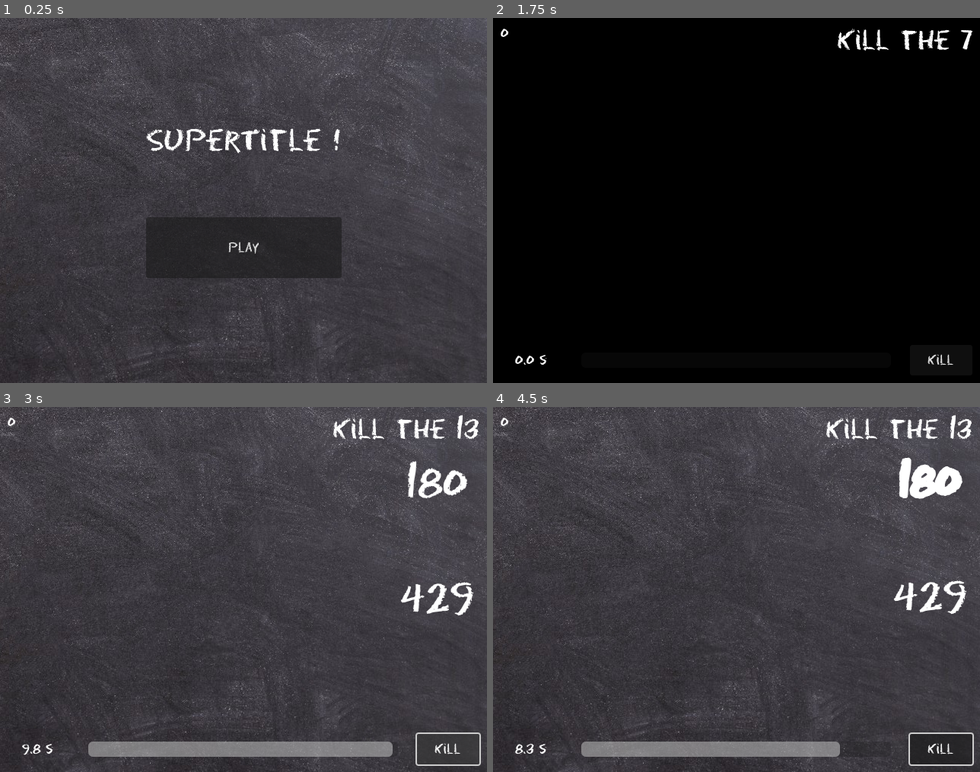
Above: before the commit, frames 1-4 (two rows, left to right).
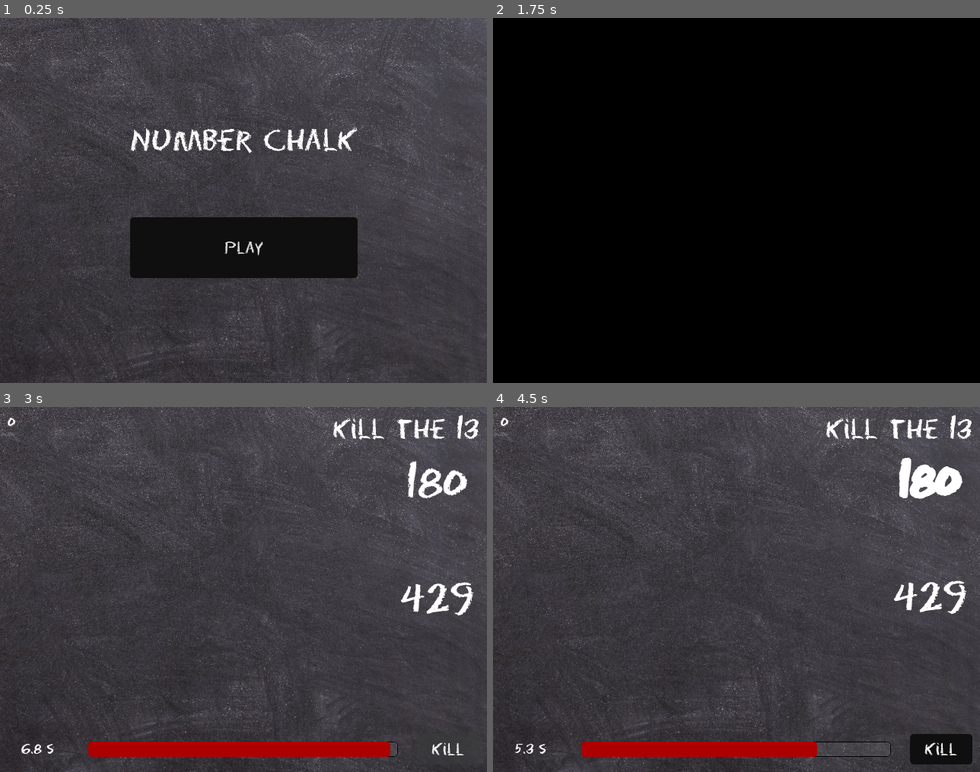
Above: after the commit, the same moments.

Repository: AntDum/UngodlyNumber
Game: Godot game, scene res://scenes/menu/main_menu.tscn
Two runs of this game, one before a commit and one after it. Both use one fixed random seed, a clock stepped at 60 frames per second and the inputs below.
Inputs (mouse positions are in pixels of both pictures, inside the frame that each line leads up to):
- Up to frame 1 (0.25 s): no input
- Up to frame 2 (1.75 s): click "Play" at 0.5 s; click "Play" at 1.25 s
- Up to frame 3 (3 s): click "Kill" at 2 s; click "Kill" at 2.75 s
- Up to frame 4 (4.5 s): click "Kill" at 3.5 s; move the mouse to (931, 483) at 4.27 s; click (931, 483) at 4.42 s

The runs differ from the first frame. In frame 1, 7.2% of the frame differs, in the area x 26-74%, y 29-72%; in frame 2, 0.7%; in frame 3, 3.0%; in frame 4, 3.0%.
Error before the commit: Invalid access to property or key 'is_ungodly' on a base object of type 'Nil'. (res://scripts/game_manager.gd:67)
Error after the commit: Invalid access to property or key 'is_ungodly' on a base object of type 'Nil'. (res://scripts/game_manager.gd:70)

Commit message:
Fix error

Diff:
--- /dev/null
+++ b/default_bus_layout.tres
@@ -0,0 +1,15 @@
+[gd_resource type="AudioBusLayout" format=3 uid="uid://cfvjfemouepp0"]
+
+[resource]
+bus/1/name = &"Music"
+bus/1/solo = false
+bus/1/mute = false
+bus/1/bypass_fx = false
+bus/1/volume_db = 0.0
+bus/1/send = &"Master"
+bus/2/name = &"SFX"
+bus/2/solo = false
+bus/2/mute = false
+bus/2/bypass_fx = false
+bus/2/volume_db = 0.0
+bus/2/send = &"Master"
--- a/project.godot
+++ b/project.godot
@@ -33,7 +33,10 @@
 
 [gui]
 
+theme/custom="uid://bsg7nmbq2yry8"
 theme/custom_font="uid://pn8clwulnp74"
+theme/default_font_antialiasing=0
+theme/default_font_subpixel_positioning=0
 
 [rendering]
 
--- a/resources/themes/default_theme.tres
+++ b/resources/themes/default_theme.tres
@@ -1,6 +1,36 @@
-[gd_resource type="Theme" load_steps=2 format=3 uid="uid://bsg7nmbq2yry8"]
+[gd_resource type="Theme" load_steps=5 format=3 uid="uid://bsg7nmbq2yry8"]
 
 [sub_resource type="StyleBoxEmpty" id="StyleBoxEmpty_0oxu6"]
 
+[sub_resource type="StyleBoxFlat" id="StyleBoxFlat_0k5xl"]
+bg_color = Color(0.0605303, 0.0605304, 0.0605303, 1)
+corner_radius_top_left = 5
+corner_radius_top_right = 5
+corner_radius_bottom_right = 5
+corner_radius_bottom_left = 5
+
+[sub_resource type="StyleBoxFlat" id="StyleBoxFlat_0oxu6"]
+bg_color = Color(0.839216, 0.839216, 0.839216, 0.0705882)
+border_width_left = 1
+border_width_top = 1
+border_width_right = 1
+border_width_bottom = 1
+border_color = Color(0, 0, 0, 1)
+corner_radius_top_left = 5
+corner_radius_top_right = 5
+corner_radius_bottom_right = 5
+corner_radius_bottom_left = 5
+
+[sub_resource type="StyleBoxFlat" id="StyleBoxFlat_1ymaj"]
+bg_color = Color(0.679027, 0, 0, 1)
+corner_radius_top_left = 5
+corner_radius_top_right = 5
+corner_radius_bottom_right = 5
+corner_radius_bottom_left = 5
+
 [resource]
+Button/font_sizes/font_size = 20
 Button/styles/focus = SubResource("StyleBoxEmpty_0oxu6")
+Button/styles/normal = SubResource("StyleBoxFlat_0k5xl")
+ProgressBar/styles/background = SubResource("StyleBoxFlat_0oxu6")
+ProgressBar/styles/fill = SubResource("StyleBoxFlat_1ymaj")
--- a/scenes/Level.tscn
+++ b/scenes/Level.tscn
@@ -28,6 +28,7 @@
 
 [node name="GameManager" type="Node" parent="." node_paths=PackedStringArray("ui")]
 script = ExtResource("1_uhqny")
+game_time = 7.0
 ui = NodePath("../UI")
 
 [node name="GameTimer" type="Timer" parent="GameManager"]
@@ -35,12 +36,17 @@
 
 [node name="RoundWonSoundPlayer" type="AudioStreamPlayer" parent="GameManager"]
 stream = ExtResource("5_2eouu")
+volume_db = -14.857
+bus = &"SFX"
 
 [node name="RoundLostSoundPlayer" type="AudioStreamPlayer" parent="GameManager"]
 stream = ExtResource("6_ax7ne")
+bus = &"SFX"
 
 [node name="OnKillSoundPlayer" type="AudioStreamPlayer" parent="GameManager"]
 stream = ExtResource("6_rccsh")
+volume_db = -8.099
+bus = &"SFX"
 
 [node name="MapBorder" type="Node2D" parent="."]
 
@@ -75,16 +81,19 @@
 [node name="CollisionShape2D" type="CollisionShape2D" parent="MapBorder/BottomBorder"]
 shape = SubResource("WorldBoundaryShape2D_6vs76")
 
-[node name="NumberManager" type="Node" parent="."]
+[node name="NumberManager" type="Node" parent="." node_paths=PackedStringArray("ui")]
 script = ExtResource("2_k5jlv")
+ui = NodePath("../UI")
 
 [node name="SplitSoundPlayer" type="AudioStreamPlayer" parent="NumberManager"]
 stream = ExtResource("6_4qegb")
 volume_db = -4.0
+bus = &"SFX"
 
 [node name="NotSplitSoundPlayer" type="AudioStreamPlayer" parent="NumberManager"]
 stream = ExtResource("7_faw0r")
 volume_db = -4.0
+bus = &"SFX"
 
 [node name="UI" parent="." instance=ExtResource("3_6vs76")]
 
--- a/scenes/menu/main_menu.tscn
+++ b/scenes/menu/main_menu.tscn
@@ -42,7 +42,7 @@
 
 [node name="Label" type="Label" parent="VBoxContainer"]
 layout_mode = 2
-text = "SuperTitle !"
+text = "Number Chalk"
 label_settings = SubResource("LabelSettings_70654")
 
 [node name="Button" type="Button" parent="VBoxContainer"]
--- a/scenes/number_manager.gd
+++ b/scenes/number_manager.gd
@@ -2,7 +2,7 @@
 class_name NumberManager
 
 var NumberScn = preload("res://scenes/number.tscn")
-@onready var ui: UI = $"../UI"
+@export var ui : UI
 
 var current_ungodly
 
--- a/scripts/game_manager.gd
+++ b/scripts/game_manager.gd
@@ -24,6 +24,7 @@
 
 func start_game() -> void:
 	EventBus.game_started.emit()
+	score = 0
 	start_round()
 
 func start_round() -> void:
@@ -63,14 +64,18 @@
 
 func _on_kill_number() -> void:
 	$OnKillSoundPlayer.play()
+	var remaining_ungodly = remaining_ungodly()
+	print(remaining_ungodly)
 	if not is_round_running: return
 	EventBus.number_killed.emit(not selected.is_ungodly)
 	if selected.is_ungodly:
 		score += 100
+		remaining_ungodly -= 1
 	else:
 		score -= 50
 	selected.queue_free()
-	if remaining_ungodly() <= 1:
+	prints("now",remaining_ungodly)
+	if remaining_ungodly == 0:
 		won_round()
 
 func _on_number_selected(number : Number) -> void:
--- a/singletons/SceneManager.tscn
+++ b/singletons/SceneManager.tscn
@@ -127,6 +127,7 @@
 }
 
 [node name="SceneManager" type="CanvasLayer"]
+layer = 10
 script = ExtResource("1_ey5dg")
 
 [node name="ColorRect" type="ColorRect" parent="."]
--- a/singletons/bckg_music.tscn
+++ b/singletons/bckg_music.tscn
@@ -6,3 +6,4 @@
 stream = ExtResource("1_o3y60")
 volume_db = -18.571
 autoplay = true
+bus = &"Music"
